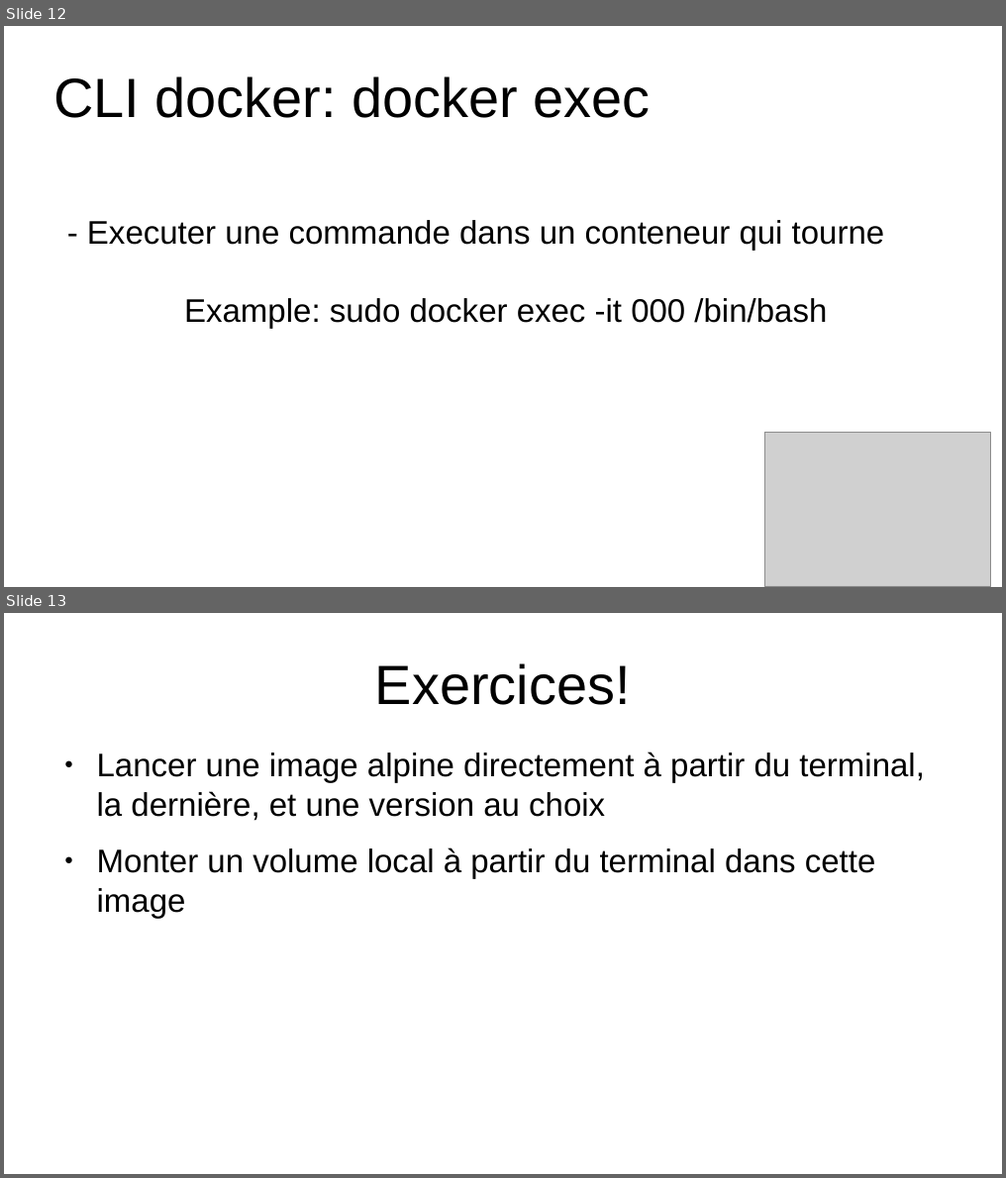
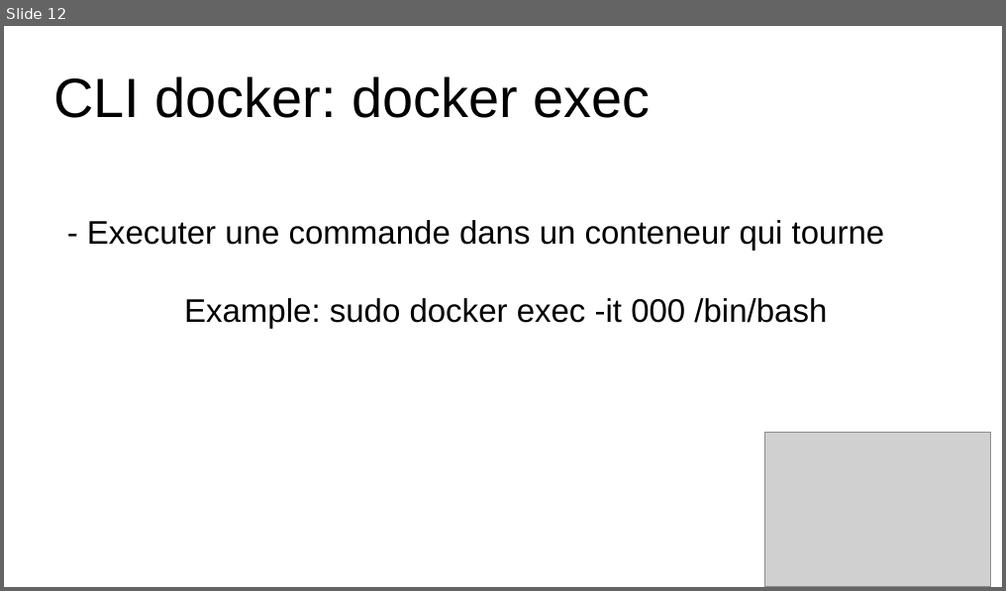
Before and after one commit to 0ctavia/dockernight, a slide deck: dockerpresentation.odp. Shown one above the other, each under a label of ours: slides 12 and 13 before the commit, slide 12 after it. The pictures are 1006x1178 and 1006x591 pixels, drawn with LibreOffice and Linux fonts; fonts in the diff are those of the drawing; grey boxes stand for pictures. Boxes give left, top, right and bottom in pixels: in the first picture for what was removed or moved away, otherwise in the second. Text is boxed around its words. In the diff, an @@ line names an element or a change of style, - is before the commit and + after.

```diff
--- a/dockerpresentation.odp
+++ b/dockerpresentation.odp
@@ slide 13 removed at (x1=4, y1=613, x2=1002, y2=1174), background #FFFFFF @@
@@ title removed at (x1=375, y1=663, x2=631, y2=705) @@
-Exercices!
@@ text removed at (x1=97, y1=752, x2=924, y2=919) @@
-● Lancer une image alpine directement à partir du terminal, la dernière, et une version au choix
-● Monter un volume local à partir du terminal dans cette image
```
Also in this commit, not shown: 1 slide added.
